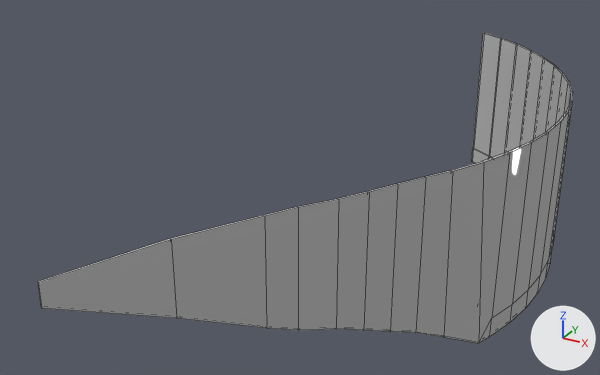
What one commit did to the FBX model BuildingBlocks/Content/Assets/TowerAssets/Soccer/Soccer_Wall.FBX.
Camera for both pictures: a 50 mm lens placed at (9.3, -52.2, 26.6), pointed at (-12.8, -12.1, 6.5). Every picture has the same lights, and +X, +Y and +Z are marked at lower right. Mesh edges are drawn as thin lines. Where no turn or scale is listed for an object, it has been applied to the vertices.

The older version as bpy lines, for what is in view:
```python
me_mesh = bpy.data.meshes.new('Mesh')
me_mesh.from_pydata(...)  # 130 vertices, 129 faces; spans x -11.5..0.7, y -34.0..13.0, z 0.0..11.5
me_mesh.materials.append(mat_soccer_hexagons)  # its picture is missing
# before: 98 (-3.0, -17.4, 11.1) at pixel (425, 177), 99 (-3.1, -17.4, 11.1) at pixel (424, 176), 100 (-3.1, -17.4, 2.4), 101 (-3.0, -17.4, 2.4) at pixel (415, 332), 102 (-3.9, -18.9, 11.1) at pixel (397, 184)
# before: 103 (-4.0, -18.8, 11.1) at pixel (396, 183), 104 (-4.0, -18.8, 3.1) at pixel (388, 330), 105 (-3.9, -18.9, 3.1) at pixel (390, 331), 106 (-4.7, -20.3, 11.1) at pixel (369, 192), 107 (-4.8, -20.2, 11.1) at pixel (367, 191)
# before: 108 (-4.8, -20.2, 3.7), 109 (-4.7, -20.3, 3.7) at pixel (363, 330), 110 (-5.5, -21.7, 11.1) at pixel (338, 199), 111 (-5.6, -21.6, 11.1) at pixel (337, 198), 112 (-5.6, -21.6, 4.3)
# before: 113 (-5.5, -21.7, 4.3) at pixel (336, 328), 126 (-11.4, -34.0, 11.5) at pixel (38, 282), 127 (-11.5, -33.9, 11.5) at pixel (37, 281), 128 (-11.5, -33.9, 10.4) at pixel (40, 306), 129 (-11.4, -34.0, 10.4) at pixel (41, 308)
ob_soccer_wall = bpy.data.objects.new('Soccer_Wall', me_mesh)
ob_soccer_wall.location = (0.0, 0.0, 0.0)
```
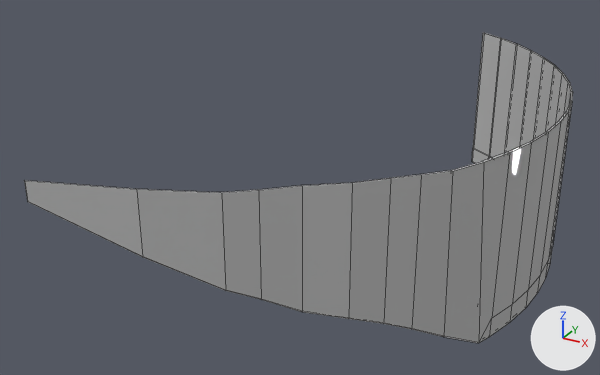
Where the change shows, as pixel boxes (x1, y1, x2, y2) in the pictures (600 x 375 px; the box of a moved part takes in the faces that stretch with it):
'Soccer_Wall', reshaped
    before: (37, 33, 573, 343)
    after: (24, 33, 573, 343)
part 1 of me_mesh, moved or reshaped
    before: (37, 171, 450, 336)
    after: (24, 171, 450, 335)

The change, as a diff of the scene's bpy script:
```diff
--- a/BuildingBlocks/Content/Assets/TowerAssets/Soccer/Soccer_Wall.FBX.py
+++ b/BuildingBlocks/Content/Assets/TowerAssets/Soccer/Soccer_Wall.FBX.py
@@ me_mesh @@
 me_mesh.from_pydata(...)  # 130 vertices, 129 faces; spans x -11.5..0.7, y -34.0..13.0, z 0.0..11.5
 # used by ob_soccer_wall; location = (0.0, 0.0, 0.0)
-me_mesh.vertices[114].co = (-6.4, -23.9, 11.5)  # pixel (298, 207)
-me_mesh.vertices[115].co = (-6.5, -23.9, 11.5)  # pixel (296, 206)
-me_mesh.vertices[116].co = (-6.5, -23.9, 5.3)  # pixel (297, 329)
-me_mesh.vertices[117].co = (-6.4, -23.9, 5.3)  # pixel (298, 330)
-me_mesh.vertices[118].co = (-7.2, -25.4, 11.5)  # pixel (264, 216)
-me_mesh.vertices[119].co = (-7.3, -25.3, 11.5)  # pixel (263, 215)
-me_mesh.vertices[120].co = (-7.3, -25.3, 5.9)
-me_mesh.vertices[121].co = (-7.2, -25.4, 5.9)  # pixel (266, 328)
-me_mesh.vertices[122].co = (-9.3, -29.0, 11.5)  # pixel (171, 239)
-me_mesh.vertices[123].co = (-9.4, -28.9, 11.5)  # pixel (170, 238)
-me_mesh.vertices[124].co = (-9.4, -28.9, 7.8)
-me_mesh.vertices[125].co = (-9.3, -29.0, 7.8)  # pixel (176, 318)
+# me_mesh part 1
+for i in [*range(126, 130)]: me_mesh.vertices[i].co += Vector((-7.3, 6.5, 0.0))
+for i in [*range(110, 114)]: me_mesh.vertices[i].co += Vector((-2.2, 0.5, 0.0))
+for i in [*range(106, 110)]: me_mesh.vertices[i].co += Vector((-1.1, 0.5, 0.0))
+for i in [*range(102, 106)]: me_mesh.vertices[i].co += Vector((-0.6, 0.5, 0.0))
+for i in [*range(98, 102)]: me_mesh.vertices[i].co += Vector((-0.3, 0.2, 0.0))
+me_mesh.vertices[114].co = (-9.2, -22.5, 11.1)  # pixel (258, 190)
+me_mesh.vertices[115].co = (-9.3, -22.4, 11.1)  # pixel (257, 189)
+me_mesh.vertices[116].co = (-9.3, -22.4, 5.3)  # pixel (260, 298)
+me_mesh.vertices[117].co = (-9.2, -22.5, 5.3)  # pixel (261, 299)
+me_mesh.vertices[118].co = (-10.6, -23.5, 11.1)  # pixel (221, 193)
+me_mesh.vertices[119].co = (-10.7, -23.5, 11.1)  # pixel (220, 192)
+me_mesh.vertices[120].co = (-10.7, -23.5, 5.9)  # pixel (224, 289)
+me_mesh.vertices[121].co = (-10.6, -23.5, 5.9)  # pixel (225, 290)
+me_mesh.vertices[122].co = (-13.9, -25.5, 11.3)  # pixel (136, 189)
+me_mesh.vertices[123].co = (-14.0, -25.4, 11.3)  # pixel (135, 188)
+me_mesh.vertices[124].co = (-14.0, -25.4, 7.8)  # pixel (141, 256)
+me_mesh.vertices[125].co = (-13.9, -25.5, 7.8)  # pixel (142, 257)
 me_mesh.materials.append(mat_soccer_hexagons)
```
